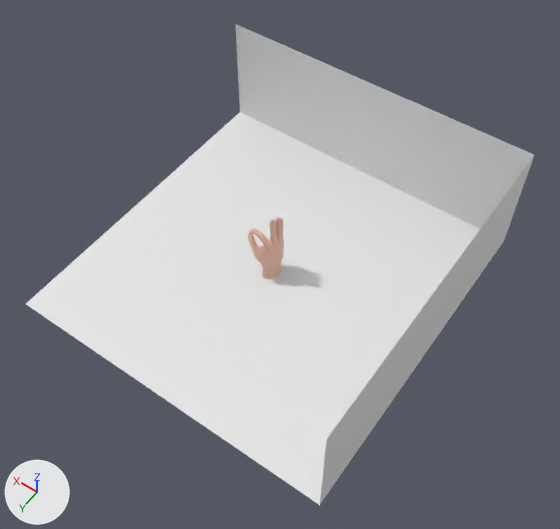
An edit to the OBJ model Hand Models Blender/alphabet/F.obj, drawn before and after from the same camera.
Camera for both pictures: a camera (50 mm lens) standing at (-14.9, 20.6, 32.4) and looking at (-0.7, 0.7, 1.1). Arrows for +X, +Y and +Z are at lower left; the lights stay in place. Where no turn or scale is listed for an object, it has been applied to the vertices.

Names of what the first picture shows: 'Plane.004', 'Plane_Plane.006'.
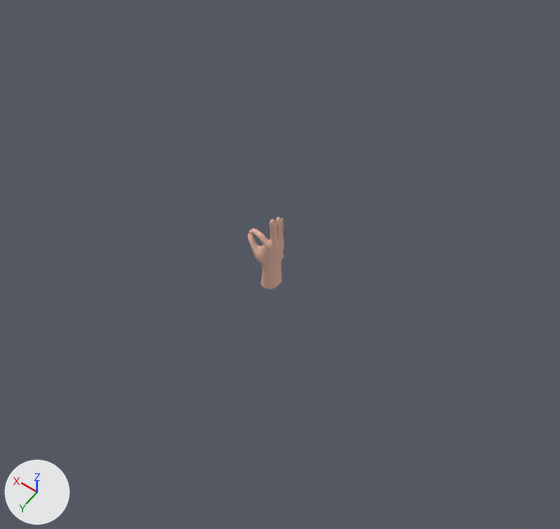
The edits, one by one:
Object 'Plane_Plane.006' (ob_plane_plane_006) is deleted.

Location of each change, [x1, y1, x2, y2] in pixels of the pictures (560 x 529 px):
'Plane_Plane.006', deleted
    before: [26, 24, 534, 505]
